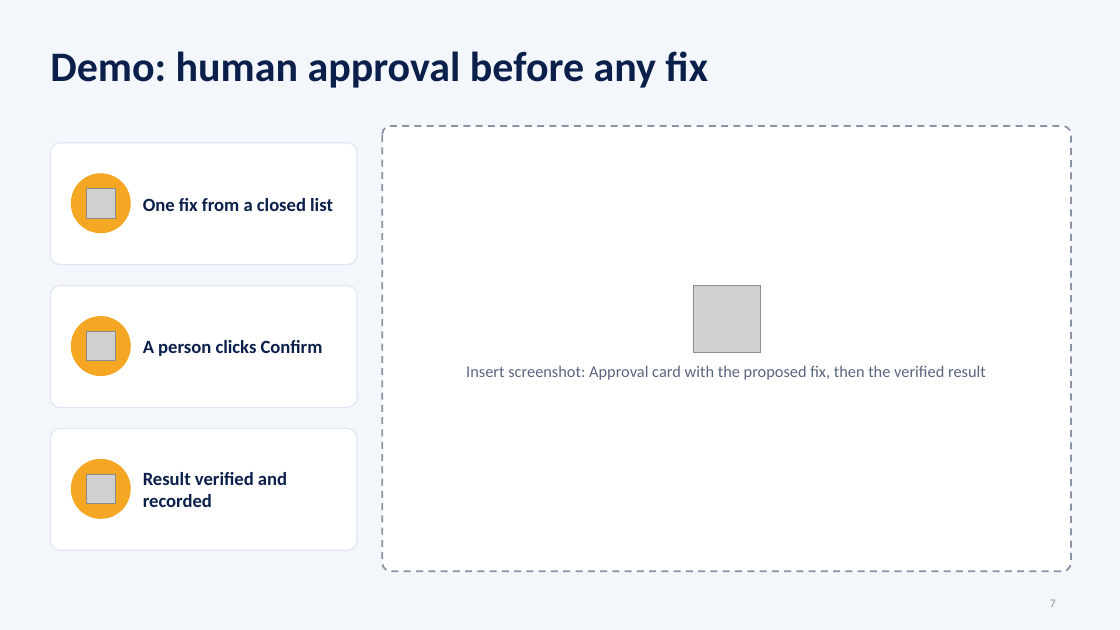
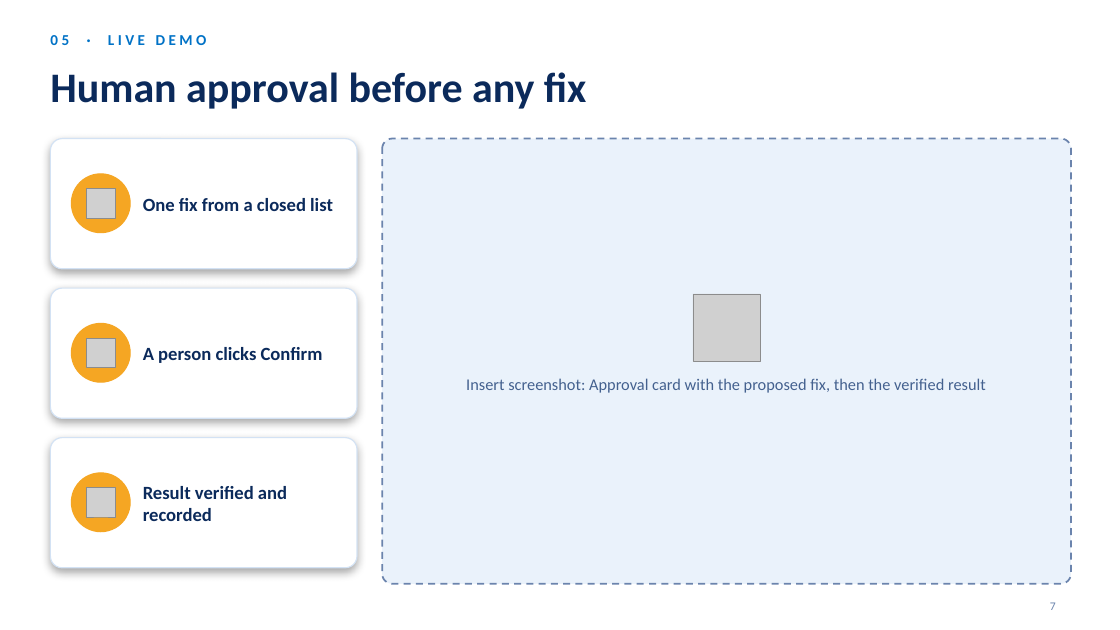
Before and after one commit to akaravind456-spec/Matrix-aiops, a slide deck: slide 7 of docs/presentation/MATRIX-Product-Deck.pptx. Drawn at 1120x630 pixels with LibreOffice and Linux fonts; fonts in the diff are those of the drawing; grey boxes stand for pictures; background and template pictures are left out. Boxes give left, top, right and bottom in pixels: in the first picture for what was removed or moved away, otherwise in the second. Text is boxed around its words. In the diff, an @@ line names an element or a change of style, - is before the commit and + after.

```diff
--- a/docs/presentation/MATRIX-Product-Deck.pptx
+++ b/docs/presentation/MATRIX-Product-Deck.pptx
@@ background #F3F6FB to picture (left out) @@
@@ text added at [50, 35, 207, 45], 13 pt, text #0072C6, bold @@
+05 · LIVE DEMO
@@ title at [50, 72, 587, 109]: text changed; text colour #0B1F4B to #0B2A5B @@
-Demo: human approval before any fix
+Human approval before any fix
@@ rounded rectangle: place and size @@
-rounded rectangle at [50, 143, 357, 265]
+rounded rectangle at [50, 139, 357, 269]
@@ rounded rectangle: place and size @@
-rounded rectangle at [382, 126, 1071, 571]
+rounded rectangle at [382, 139, 1071, 584]
@@ rounded rectangle at [382, 139, 1071, 584]: fill #FFFFFF to #EAF2FB; outline #8A94A6 1.5 pt dashed to #6B84AD 1.5 pt dashed; proportions changed @@
@@ rounded rectangle: place and size @@
-rounded rectangle at [50, 286, 357, 408]
+rounded rectangle at [50, 288, 357, 418]
@@ picture: place and size @@
-picture at [693, 286, 760, 353]
+picture at [693, 294, 760, 361]
@@ ellipse: place and size @@
-ellipse at [71, 317, 130, 376]
+ellipse at [71, 323, 130, 382]
@@ picture: place and size @@
-picture at [86, 331, 115, 360]
+picture at [86, 339, 115, 368]
@@ text "Insert screenshot: Approval card with ...": place and size @@
-text "Insert screenshot: Approval card with ..." at [466, 365, 986, 380]
+text "Insert screenshot: Approval card with ..." at [466, 378, 986, 393]
@@ text "Insert screenshot: Approval card with ..." at [466, 378, 986, 393]: text colour #5A6580 to #44618F @@
@@ outline #E1E7F2 1 pt to #D3E2F4 1 pt; shadow on; proportions changed in 3 elements at [50, 139, 357, 269], [50, 288, 357, 418], [50, 438, 357, 568] @@
@@ rounded rectangle: place and size @@
-rounded rectangle at [50, 429, 357, 550]
+rounded rectangle at [50, 438, 357, 568]
@@ text colour #0B1F4B to #0B2A5B in 3 elements at [143, 198, 333, 211], [143, 347, 323, 363], [143, 486, 287, 521] @@
@@ text "Result verified and recorded": place and size @@
-text "Result verified and recorded" at [143, 472, 287, 507]
+text "Result verified and recorded" at [143, 486, 287, 521]
@@ ellipse: place and size @@
-ellipse at [71, 460, 130, 518]
+ellipse at [71, 473, 130, 532]
@@ picture removed at [86, 474, 115, 503] @@
@@ picture added at [86, 487, 115, 517] @@
@@ page number at [1050, 602, 1056, 610]: text colour #8A94A6 to #6B84AD @@
```
Also in this commit, not shown: 8 other slides changed, 1 other file.
